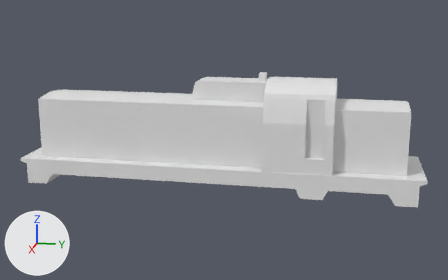
What one commit did to the Blender file Blender/SM42.blend.
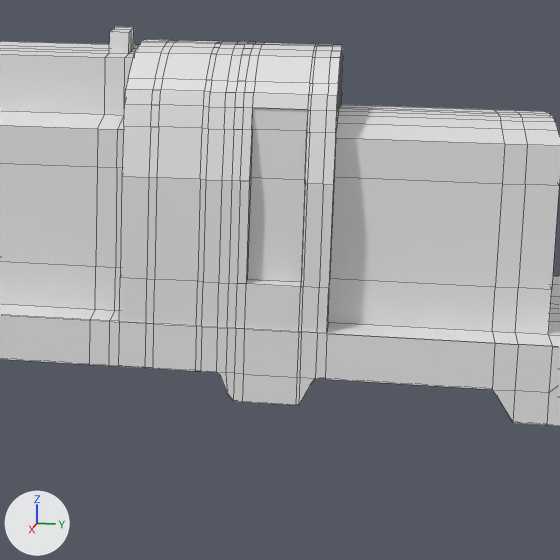
There are two pictures of each version: one whole from a 50 mm camera at (20.7, 4.27, 4.94) aimed at (0.07, 0.15, -0.21), one close up on the part from 49% to 92% of the width and 23% to 90% of the height. The axes (+X, +Y, +Z) are drawn at lower left. The lights are the same throughout. The first two pictures are the older version. The close-ups show mesh edges as thin lines.
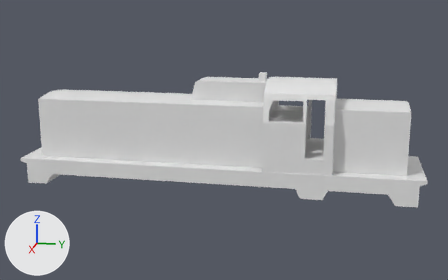
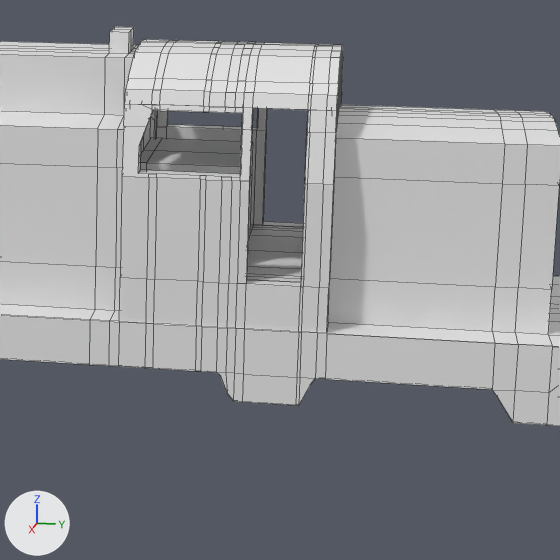
Patch to the scene script:
```diff
--- a/Blender/SM42.blend.py
+++ b/Blender/SM42.blend.py
@@ me_plane @@
 # used by ob_plane; location = (0.0, 0.0, 0.0)
-me_plane.from_pydata(...)  # 520 vertices, 483 faces; spans x 0.0..1.48, y -6.85..6.84, z -1.75..2.14
+me_plane.from_pydata(...)  # 1206 vertices, 1140 faces; spans x -1.48..1.48, y -6.85..6.84, z -1.75..2.14
+# me_plane part 1: 2 vertices moved from x 1.27, y 3.05..3.63, z 1.52 to x 1.28, y 3.05..3.63, z 1.52; 12 vertices removed from x 1.04..1.34, y 1.68..3.93, z 0.76..1.65; 698 vertices added at x -1.48..1.44, y -6.85..6.84, z -1.75..2.14
@@ ob_plane @@
 ob_plane.location = (0.0, 0.0, 0.0)
-_m = ob_plane.modifiers.new('Mirror', 'MIRROR')
-_m.use_clip = True
```

Location of each change, [x1, y1, x2, y2] in pixels of the close-ups (560 x 560 px):
'Plane', reshaped, modifiers changed
    both: [0, 27, 560, 426]
part 1 of me_plane, cut back
    before: [122, 47, 343, 282]
    after: [0, 27, 560, 309]
